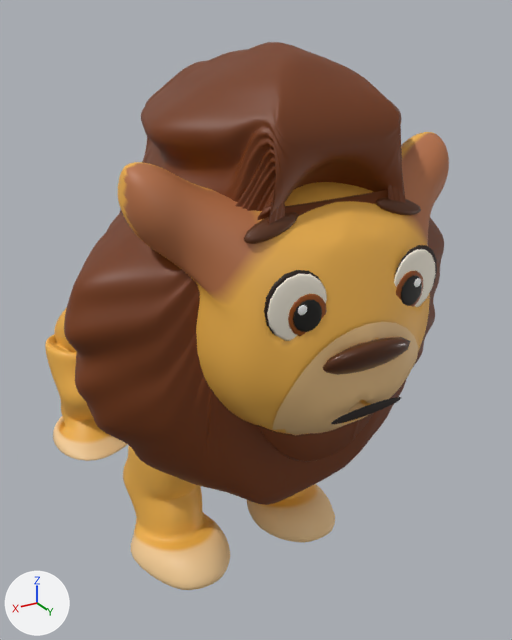
The glTF model public/assets/lion/cage/lion.glb: old version first, new version second.
Camera for both pictures: a 50 mm lens placed at (0.585, 1.318, 1.016), pointed at (-0.131, 0.123, 0.419). Arrows for +X, +Y and +Z are at lower left; the lights stay in place. The older version comes first. Vertices at exactly the same position are counted once.

Objects in the first picture: 'LionCage', 'LionFace_Gloss', 'LionFace_Ink', 'LionMane'.
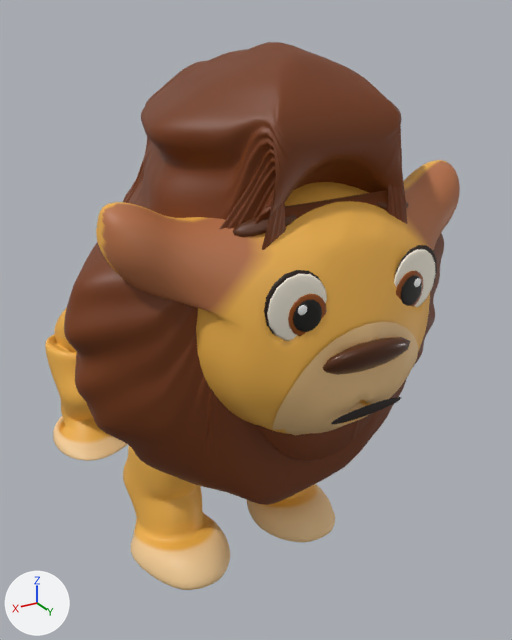
Boxes [x1, y1, x2, y2] around the edits, measured in the pictures (512 x 640 px; the box of a moved part takes in the faces that stretch with it):
'LionCage', reshaped (6% shorter)
    before: [45, 132, 449, 590]
    after: [45, 160, 460, 590]
part 1 of me_lioncage, moved or reshaped
    before: [244, 212, 298, 244]
    after: [233, 215, 296, 237]
part 2 of me_lioncage, moved or reshaped (mostly hidden afterwards)
    before: [376, 197, 421, 215]
    after: [377, 202, 409, 209]
part 3 of me_lioncage, moved or reshaped
    before: [118, 132, 449, 358]
    after: [96, 160, 460, 358]
part 4 of me_lioncage, recoloured
    before: [123, 171, 223, 305]
    after: [102, 211, 215, 312]

What changed in the scene script:
```text
Change me_lioncage:
    used by ob_lioncage; location = (0.0, 0.0, 0.0)
    remove me_lioncage.from_pydata(...)  # 16551 vertices, 33052 faces; spans x -0.275..0.274, y -0.649..0.646, z 0.006..0.844
    add me_lioncage.from_pydata(...)  # 16551 vertices, 33052 faces; spans x -0.308..0.307, y -0.649..0.646, z 0.006..0.801
    me_lioncage part 1: the loose piece of 86 vertices spanning x 0.066..0.15, y 0.55..0.573, z 0.748..0.779 is multiplied about its middle by the matrix ((0.917, 0.39, -0.084), (-0.398, 0.909, -0.123), (0.028, 0.147, 0.989)), then moved by (0.001, -0.016, 0.0)
    me_lioncage part 2: the loose piece of 86 vertices spanning x -0.151..-0.066, y 0.55..0.573, z 0.748..0.779 is multiplied about its middle by the matrix ((0.948, -0.306, 0.087), (0.316, 0.938, -0.142), (-0.038, 0.162, 0.986)), then moved by (0.0, -0.016, 0.0)
    me_lioncage part 3: 1362 of 16551 vertices moved; they spanned x -0.275..0.274, y 0.427..0.61, z 0.485..0.844 and now span x -0.308..0.307, y 0.427..0.61, z 0.485..0.796; mean shift (0.0, 0.0, -0.035); largest move (0.272, 0.458, 0.814) -> (0.305, 0.458, 0.766)
    me_lioncage part 4: 52 kept faces spanning x -0.307..0.302, y 0.463..0.558, z 0.654..0.789 get new vertex colours
```
